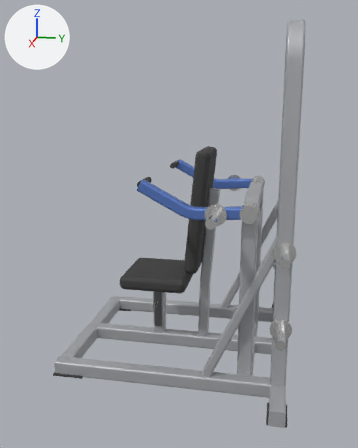
Before and after pictures for a commit that changed the glTF model catalogs/ludus/models/LD-A012/model.glb.
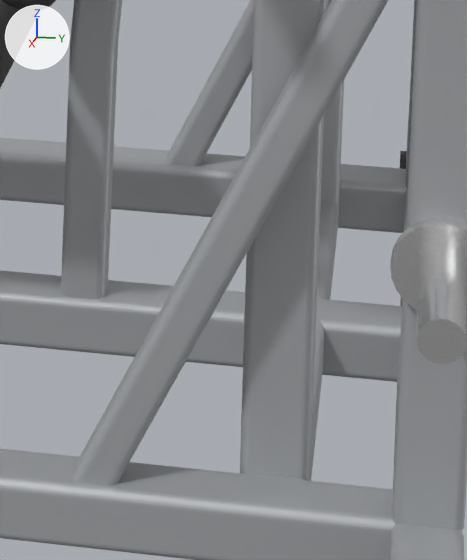
Each version is shown whole from a 50 mm camera at (2.866, 0.545, 1.507) aimed at (0.039, -0.02, 0.8), then close up on the part from 52% to 80% of the width and 61% to 88% of the height. The lights are fixed; the arrows at upper left show +X, +Y and +Z. The older version's two pictures come first. Where no turn or scale is listed for an object, it has been applied to the vertices.
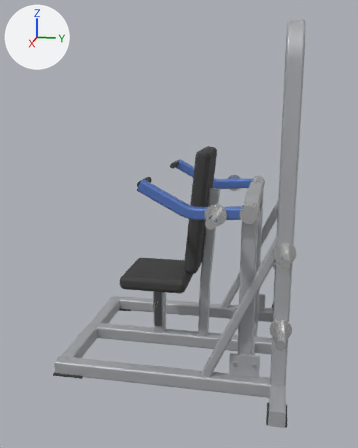
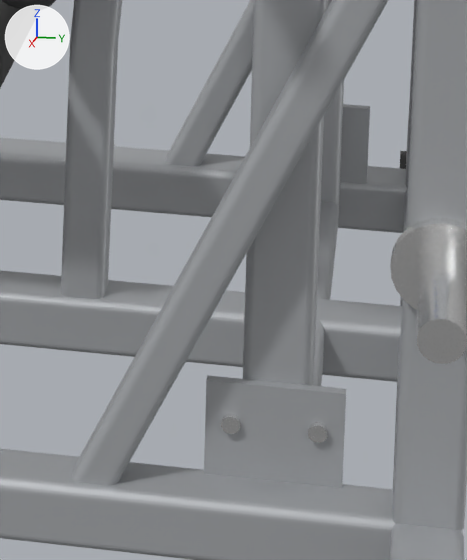
Location of each change, [x1, y1, x2, y2] in pixels of the close-ups (467 x 560 px):
```json
{"object": "gusset", "change": "added", "after": [204, 375, 346, 488]}
{"object": "gusset.001", "change": "added", "after": [340, 104, 370, 184]}
{"object": "bolt", "change": "added", "after": [308, 422, 328, 443]}
{"object": "bolt.001", "change": "added", "after": [221, 413, 241, 434]}
```

The change, as JSON lines over the scene's bpy script:
```json
{"op": "add", "block": "me_mesh_12_1", "code": ["me_mesh_12_1 = bpy.data.meshes.new('Mesh_12')", "me_mesh_12_1.from_pydata(...)  # a box spanning x -0.5..0.5, y -0.5..0.5, z -0.5..0.5", "me_mesh_12_1.materials.append(mat_frame)  # grey #b4b7ba"]}
{"op": "add", "block": "ob_gusset_001", "code": ["ob_gusset_001 = bpy.data.objects.new('gusset.001', me_mesh_12_1)", "ob_gusset_001.parent = ob_arm_support", "ob_gusset_001.location = (-0.441, 0.55, 0.13)", "ob_gusset_001.scale = (0.012, 0.16, 0.14)"]}
{"op": "add", "block": "ob_bolt_001", "code": ["ob_bolt_001 = bpy.data.objects.new('bolt.001', me_mesh_4)", "ob_bolt_001.parent = ob_arm_support", "ob_bolt_001.location = (0.451, 0.5, 0.15)", "ob_bolt_001.rotation_euler = (-1.571, 0.0, -1.571)  # degrees (-90, 0, -90)", "ob_bolt_001.scale = (0.022, 0.022, 0.008)"]}
{"op": "add", "block": "ob_bolt", "code": ["ob_bolt = bpy.data.objects.new('bolt', me_mesh_4)", "ob_bolt.parent = ob_arm_support", "ob_bolt.location = (0.451, 0.6, 0.15)", "ob_bolt.rotation_euler = (-1.571, 0.0, -1.571)  # degrees (-90, 0, -90)", "ob_bolt.scale = (0.022, 0.022, 0.008)"]}
{"op": "add", "block": "ob_gusset", "code": ["ob_gusset = bpy.data.objects.new('gusset', me_mesh_12_1)", "ob_gusset.parent = ob_arm_support", "ob_gusset.location = (0.441, 0.55, 0.13)", "ob_gusset.scale = (0.012, 0.16, 0.14)"]}
```
